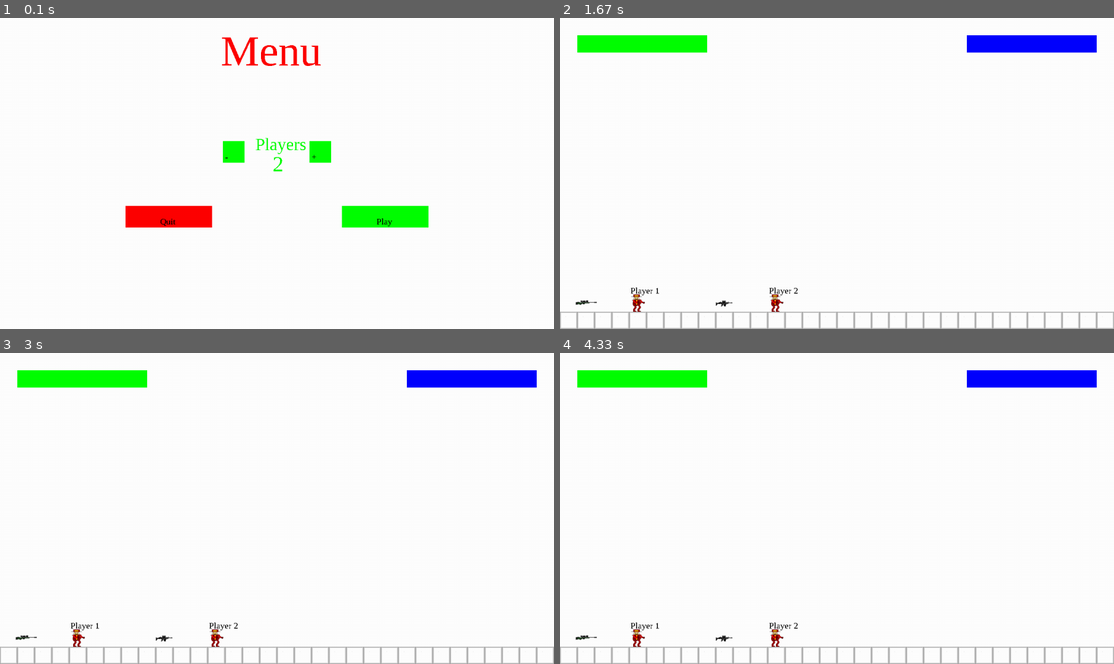
Above: before the commit, frames 1-4 (two rows, left to right).
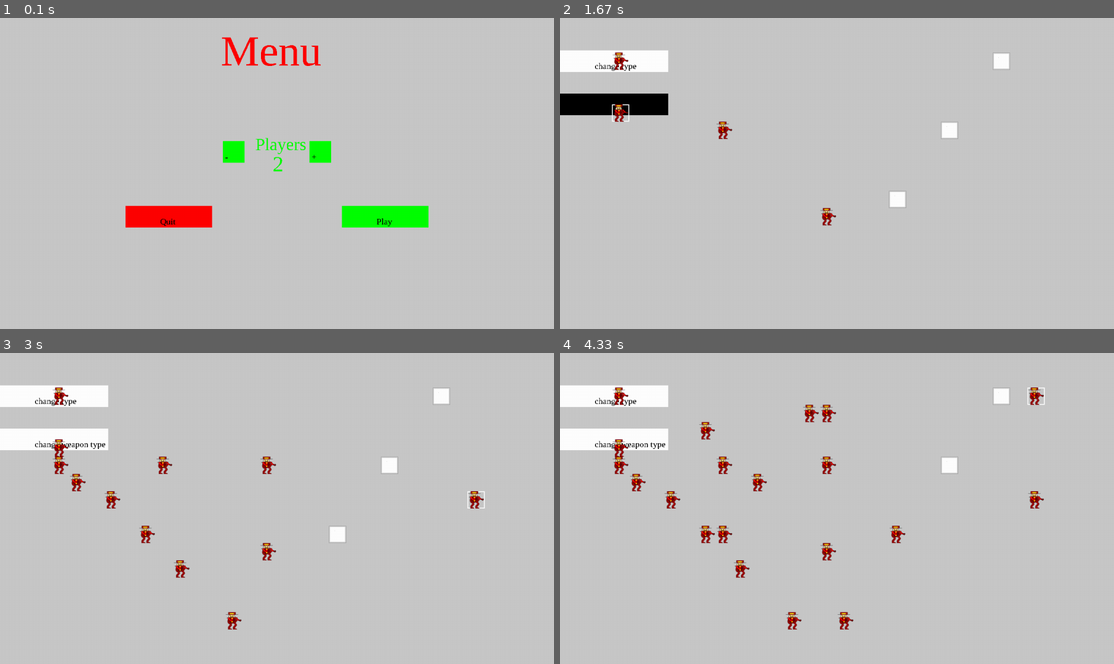
Above: after the commit, the same moments.

Repository: Me07111/Pygame-Platformer
Game: pygame game, started from Code/main.py
Same seed, same stepped clock (60 frames per second), same inputs: the game is played once before the commit and once after it.
Inputs (mouse positions are in pixels of both pictures, inside the frame that each line leads up to):
- Up to frame 1 (0.1 s): no input
- Up to frame 2 (1.67 s): click "Play" at 0.38 s; press the mouse at (997, 61) at 0.7 s; move the mouse to (947, 129) at 0.8 s; release the mouse at (903, 201) at 0.93 s; press the mouse at (615, 61) at 1.03 s; move the mouse to (726, 136) at 1.13 s; release the mouse at (837, 210) at 1.27 s; click (615, 105) at 1.38 s, where only the run after the commit has a clickable "change weapon type"
- Up to frame 3 (3 s): press the mouse at (55, 440) at 1.7 s; move the mouse to (60, 461) at 1.8 s; release the mouse at (72, 486) at 1.93 s; press the mouse at (55, 440) at 2.03 s; move the mouse to (144, 533) at 2.13 s; release the mouse at (232, 623) at 2.27 s; press the mouse at (55, 440) at 2.37 s; move the mouse to (116, 505) at 2.47 s; release the mouse at (177, 573) at 2.6 s; press the mouse at (55, 440) at 2.7 s; move the mouse to (260, 471) at 2.8 s; release the mouse at (470, 505) at 2.93 s
- Up to frame 4 (4.33 s): press the mouse at (615, 440) at 3.03 s; move the mouse to (709, 427) at 3.13 s; release the mouse at (803, 415) at 3.27 s; press the mouse at (615, 440) at 3.37 s; move the mouse to (759, 486) at 3.47 s; release the mouse at (903, 536) at 3.6 s; press the mouse at (615, 440) at 3.7 s; move the mouse to (731, 530) at 3.8 s; release the mouse at (848, 620) at 3.93 s; press the mouse at (615, 440) at 4.03 s; move the mouse to (820, 418) at 4.13 s; release the mouse at (1030, 393) at 4.27 s

The runs differ from the first frame. In frame 1, 97% of the frame differs, in the area x 0-100%, y 0-100%; in frame 2, 97%; in frame 3, 96%; in frame 4, 96%.

Commit message:
started implementing map editor

Diff:
--- a/Code/button.py
+++ b/Code/button.py
@@ -1,7 +1,7 @@
 import pygame
 from config import renderText
 class Button:
-    def __init__(self,pos,size,text : str,color = pygame.Color(255,255,255),textSize : int = 20,textColor = pygame.Color(0,0,0),hoveredColor = pygame.Color(0,0,0,50),pressedColor = pygame.Color(0,0,0),cooldown : float = 0.1):
+    def __init__(self,pos : tuple,size : tuple,text : str,color = pygame.Color(255,255,255),textSize : int = 20,textColor = pygame.Color(0,0,0),hoveredColor = pygame.Color(0,0,0,50),pressedColor = pygame.Color(0,0,0),cooldown : float = 0.1):
         super().__init__()
         self.rect = pygame.Rect(pos,size)
         self.rect.center = pos
--- a/Code/config.py
+++ b/Code/config.py
@@ -232,3 +232,11 @@
 def scaleValue(height : int,value : int):
     scaler = height / 720
     return int(value * scaler)
+
+def incDecInt(value : int,change : int,max : int):
+    if(value + change > max):
+        return 0
+    elif(value + change < 0):
+        return max
+    else:
+        return value + change
--- /dev/null
+++ b/Code/levelEditor.py
@@ -0,0 +1,79 @@
+import pygame
+from platformBase import PlatformBase
+from button import Button
+from config import scaleRect, incDecInt, weapons, maps
+class LevelEditor:
+    def __init__(self,mapSize : tuple[int,int],height : int ,screen : pygame.Surface,loaded : int = -1,):
+        if(loaded == -1):
+            self.map = []
+            for i in range(mapSize[0]):
+                row = []
+                for j in range(mapSize[1]):
+                    row.append("o")
+                self.map.append(row)
+        else:
+            self.map = maps[loaded]
+
+        self.cellSize = ()
+        self.blockType = "x"
+        self.weaponType = 0
+        self.typeButton = Button(scaleRect(height,(100,100)),scaleRect(height,(300,50)),"change type")
+        self.weaponTypeButton = Button(scaleRect(height,(100,200)),scaleRect(height,(300,50)),"change weapon type")
+        self.screen = screen
+        self.height = height
+        self.width = self.height/9*16
+        self.cellHeight = self.height/mapSize[1]
+        self.cellWidth = self.width/mapSize[0]
+        self.cellSize = (self.cellWidth,self.cellHeight)
+        self.highlightedSquarePic = pygame.transform.smoothscale(pygame.image.load("Graphics/outline.png"),self.cellSize)
+        self.platformImage = pygame.transform.smoothscale(pygame.image.load("Graphics/Platform.png"),self.cellSize)
+        self.playerimage = pygame.transform.smoothscale(pygame.image.load("Graphics/Character.png"),self.cellSize)
+
+    def update(self,delta : float,gametime : float,levelHandler):
+        mousePos = pygame.mouse.get_pos()
+        mapArrayCoord = (int(mousePos[0]//self.cellSize[0]),int(mousePos[1]//self.cellSize[1]))
+        typeButtonPressed = self.typeButton.update(self.screen,gametime)
+        wepaponTypeButtonPressed = self.weaponTypeButton.update(self.screen,gametime)
+        if(typeButtonPressed):
+            self.incType()
+        elif(wepaponTypeButtonPressed):
+            self.weaponType = incDecInt(self.weaponType,1,len(weapons))
+        elif(pygame.mouse.get_pressed()[0]):
+            if(self.blockType == "w"):
+                self.map[mapArrayCoord[0]][mapArrayCoord[1]] = f"{self.blockType}{self.weaponType}"
+            else:
+                print(mapArrayCoord)
+                self.map[mapArrayCoord[0]][mapArrayCoord[1]] = self.blockType
+        else:
+            pos = (mapArrayCoord[0]*self.cellSize[0],mapArrayCoord[1]*self.cellSize[1])
+            rect = pygame.Rect(pos,self.cellSize)
+            self.screen.blit(self.highlightedSquarePic,rect)
+        self.display()
+
+
+
+    def display(self):
+        for i, row in enumerate(self.map):
+            for j, cell in enumerate(row):
+                pos = (i*self.cellWidth,j*self.cellHeight)
+                if(cell == "o"):
+                    continue
+                elif(cell == "x"):
+                    rect = pygame.Rect(pos,self.cellSize)
+                    self.screen.blit(self.platformImage,rect)
+                elif(cell == "P"):
+                    rect = pygame.Rect(pos,self.cellSize)
+                    self.screen.blit(self.playerimage,rect)
+                elif(cell[0] == "w"):
+                    self.weapons.append(pos)
+
+
+    def incType(self):
+        if(self.blockType == "o"):
+            self.blockType = "x"
+        elif(self.blockType == "x"):
+            self.blockType = "P"
+        elif(self.blockType == "P"):
+            self.blockType = "w"
+        elif(self.blockType == "w"):
+            self.blockType = "o"
--- a/Code/levelSelct.py
+++ b/Code/levelSelct.py
@@ -3,6 +3,7 @@
 from config import scaleValue,scaleRect
 import pygame
 import math
+from levelEditor import LevelEditor
 class LevelSelect:
     def __init__(self,screen,width : float,height : float,clock,playerCount : int):
         self.screen = screen
@@ -10,9 +11,7 @@
             Level(screen,width,height,25,clock,playerCount,0),
             Level(screen,width,height,25,clock,playerCount,1),
             Level(screen,width,height,25,clock,playerCount,2),
-            Level(screen,width,height,25,clock,playerCount,0),
-            Level(screen,width,height,25,clock,playerCount,1),
-            Level(screen,width,height,25,clock,playerCount,2)
+            LevelEditor((32,18),height,screen,-1)
         ]
         self.buttons = []
         for i in range(math.ceil(len(self.levels) / 4)):
--- a/Code/main.py
+++ b/Code/main.py
@@ -26,7 +26,7 @@
         if event.type == pygame.QUIT:
             running = False
 
-    screen.fill((255, 255, 255))
+    screen.fill((200, 200, 200))
     # Fill the background with white
     delta = clock.tick(60) / 1000
     gameTime += delta
Binary file added: Code/Graphics/outline.png
Binary file added: Graphics/outline.png
